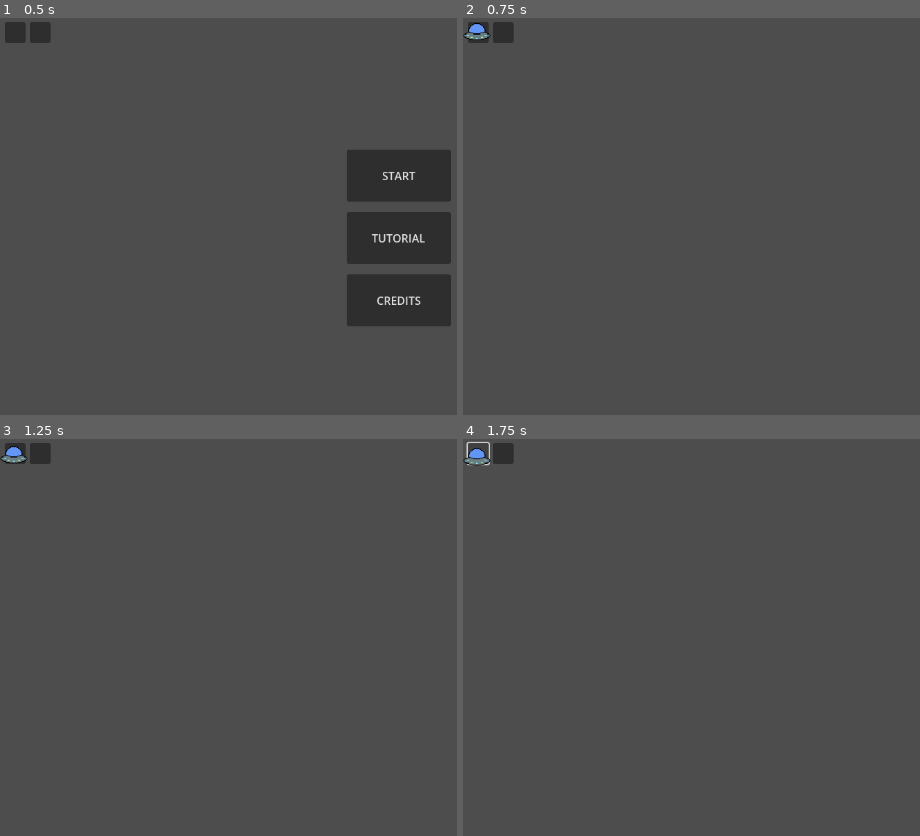
Above: before the commit, frames 1-4 (two rows, left to right).
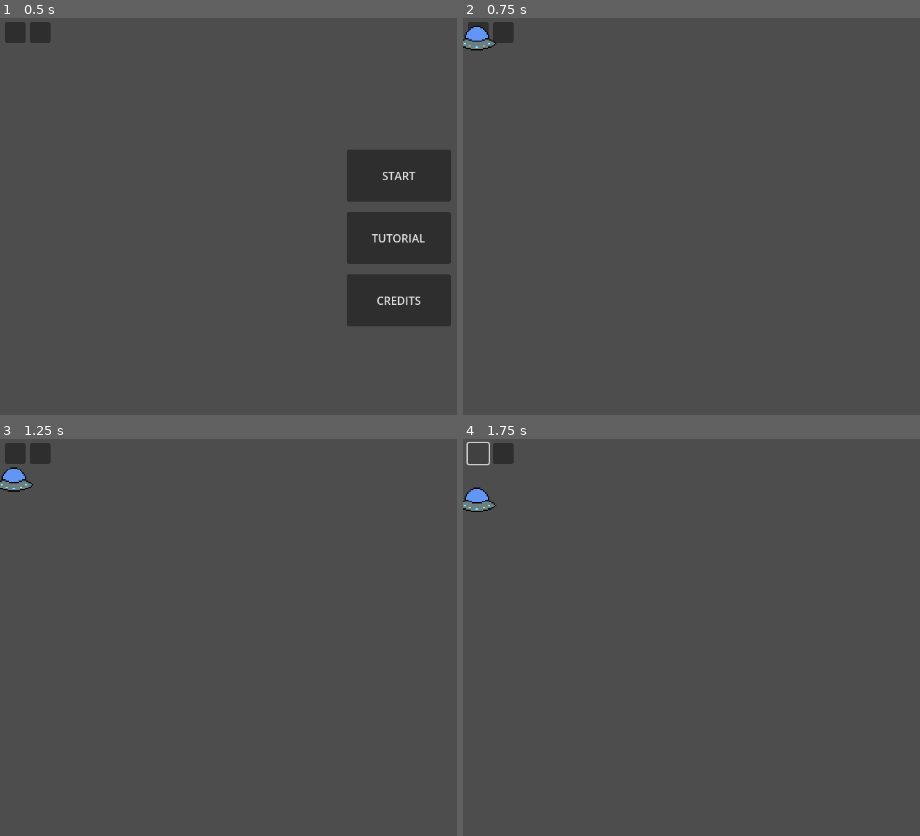
Above: after the commit, the same moments.

Repository: MissionToPsyche-Iridium/iridium_21k_web_game-byu-i
Game: Godot game, scene res://main.tscn
Two runs of this game, one before a commit and one after it. Both use one fixed random seed, a clock stepped at 60 frames per second and the inputs below.
Inputs (mouse positions are in pixels of both pictures, inside the frame that each line leads up to):
- Up to frame 1 (0.5 s): no input
- Up to frame 2 (0.75 s): click "START" at 0.5 s
- Up to frame 3 (1.25 s): no input
- Up to frame 4 (1.75 s): click (476, 454) at 1.25 s

Frame 1 is identical in both runs. In frame 2, 0.3% of the frame differs, in the area x 0-8%, y 1-9%; in frame 3, 0.5%; in frame 4, 0.5%, in the area x 0-8%, y 2-19%.

Commit message:
one more update

Diff:
--- a/SpaceShuttle/main.gd
+++ b/SpaceShuttle/main.gd
@@ -13,5 +13,7 @@
 	if event.is_action_pressed("Spacebar"):
 		if $Label.visible == true:
 			$Label.hide()
+			$ColorRect.position = Vector2(100,300)
 		elif $Label.visible == false:
 			$Label.show()
+			$ColorRect.position = Vector2(400,50)
--- a/SpaceShuttle/main.tscn
+++ b/SpaceShuttle/main.tscn
@@ -7,3 +7,14 @@
 script = ExtResource("1_3iraa")
 
 [node name="Start" parent="." instance=ExtResource("3_lf2pl")]
+
+[node name="ColorRect" type="ColorRect" parent="."]
+visible = false
+offset_left = 45.0
+offset_top = 134.0
+offset_right = 85.0
+offset_bottom = 174.0
+
+[node name="Label" type="Label" parent="."]
+offset_right = 40.0
+offset_bottom = 23.0
--- a/SpaceShuttle/player.gd
+++ b/SpaceShuttle/player.gd
@@ -8,7 +8,9 @@
 
 # Called every frame. 'delta' is the elapsed time since the previous frame.
 func _process(delta):
-	position.y += .098
+	position.y += .98
+	if position.y >= 560:
+		destroy_rocket()
 
 func _unhandled_input(event):
 	if Input.is_action_pressed("W"):
@@ -17,3 +19,6 @@
 		position.x -= 2
 	elif Input.is_action_pressed("D"):
 		position.x += 2
+
+func destroy_rocket():
+	queue_free()
--- a/SpaceShuttle/player.tscn
+++ b/SpaceShuttle/player.tscn
@@ -7,5 +7,5 @@
 script = ExtResource("1_fvbno")
 
 [node name="Sprite2D" type="Sprite2D" parent="."]
-scale = Vector2(0.125, 0.125)
+scale = Vector2(0.175, 0.175)
 texture = ExtResource("2_ejpqe")
--- a/SpaceShuttle/start.gd
+++ b/SpaceShuttle/start.gd
@@ -1,6 +1,7 @@
 extends Node2D
 var player = preload("res://player.tscn")
 var pc
+var rng = RandomNumberGenerator
 
 
 # Called when the node enters the scene tree for the first time.
